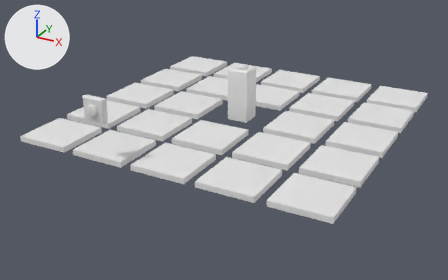
Before and after pictures for a commit that changed the Blender file blender_models/Machines/Plate.blend.
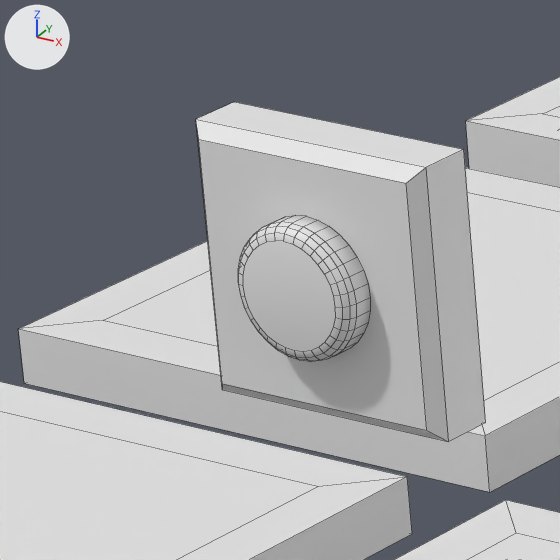
The first picture shows the older version from a 50 mm lens placed at (5.11, -10.01, 4.45), pointed at (-0.06, -0.6, -0.26). The close-ups show both versions on the part from 15% to 26% of the width and 30% to 48% of the height of that picture; other places that the commit changed are outside them. Arrows for +X, +Y and +Z are at upper left; the lights stay in place. The close-ups show mesh edges as thin lines. Materials are left out; every surface is plain grey.

The scene before the commit, as lines of its bpy script (objects in view):
```python
me_cube_001 = bpy.data.meshes.new('Cube.001')
me_cube_001.from_pydata(...)  # 12 vertices, 10 faces; spans x -0.5..0.5, y -0.5..0.5, z 0.0..0.1
# faces by material slot: [2, 8]
me_cube_001.materials.append(mat_base)
me_cube_001.materials.append(mat_base_dark)
me_cylinder = bpy.data.meshes.new('Cylinder')
me_cylinder.from_pydata(...)  # 160 vertices, 130 faces; spans x -1.0..1.0, y -1.0..1.0, z 0.0..0.5
me_cylinder.polygons.foreach_set('use_smooth', [True] * 130)
me_cylinder.materials.append(mat_red)
ob_buttonretry = bpy.data.objects.new('ButtonRetry', me_cylinder)
ob_buttonretry.parent = ob_panelretry
ob_buttonretry.matrix_parent_inverse = Matrix(((1.0, 0.0, 0.0, 0.5), (0.0, 1.0, 0.0, 0.0), (0.0, 0.0, 1.0, -1.0), (0.0, 0.0, 0.0, 1.0)))
ob_buttonretry.location = (-0.5, -0.1, 1.0)
ob_buttonretry.rotation_euler = (1.571, 0.0, 0.0)  # degrees (90, 0, 0)
ob_buttonretry.scale = (0.1, 0.1, 0.1)
ob_plate_1_4 = bpy.data.objects.new('Plate_1_4', me_cube_001)
ob_plate_1_4.parent = ob_plates
ob_plate_1_4.location = (-2.4, -1.2, 0.0)
ob_plate_1_5 = bpy.data.objects.new('Plate_1_5', me_cube_001)
ob_plate_1_5.parent = ob_plates
ob_plate_1_5.location = (-2.4, -2.4, 0.0)
# also in view: 'PanelRetry' at (-1.0, -3.05, 1.0); 'Plate_2_5' at (-1.2, -2.4, 0.05); 'Plate_1_3' at (-2.4, 0.0, 0.05)
```
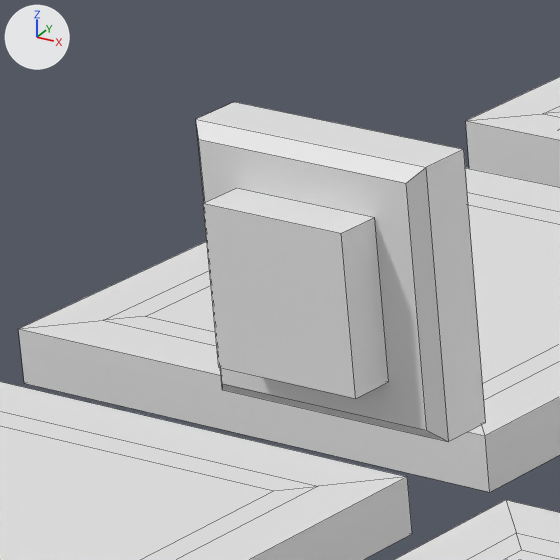
Changed parts and their boxes [x1, y1, x2, y2] in the close-ups (560 x 560 px):
```json
{"object": "IN", "change": "added", "after": [203, 188, 389, 399]}
{"object": "ButtonRetry", "change": "unchanged, covered by the edit", "before": [238, 215, 370, 362]}
```

The change, as JSON lines over the scene's bpy script:
```json
{"op": "add", "block": "me_cube_004", "code": ["me_cube_004 = bpy.data.meshes.new('Cube.004')", "me_cube_004.from_pydata(...)  # a box spanning x -0.12..0.12, y -0.07..0.0, z -0.12..0.12"]}
{"op": "add", "block": "ob_in", "code": ["ob_in = bpy.data.objects.new('IN', me_cube_004)", "ob_in.parent = ob_buttonretry", "ob_in.matrix_parent_inverse = Matrix(((10.0, 0.0, 0.0, 10.0), (0.0, 0.0, 10.0, -10.0), (0.0, -10.0, 0.0, -31.0), (0.0, 0.0, 0.0, 1.0)))", "ob_in.location = (-1.0, -3.1, 1.0)"]}
```
